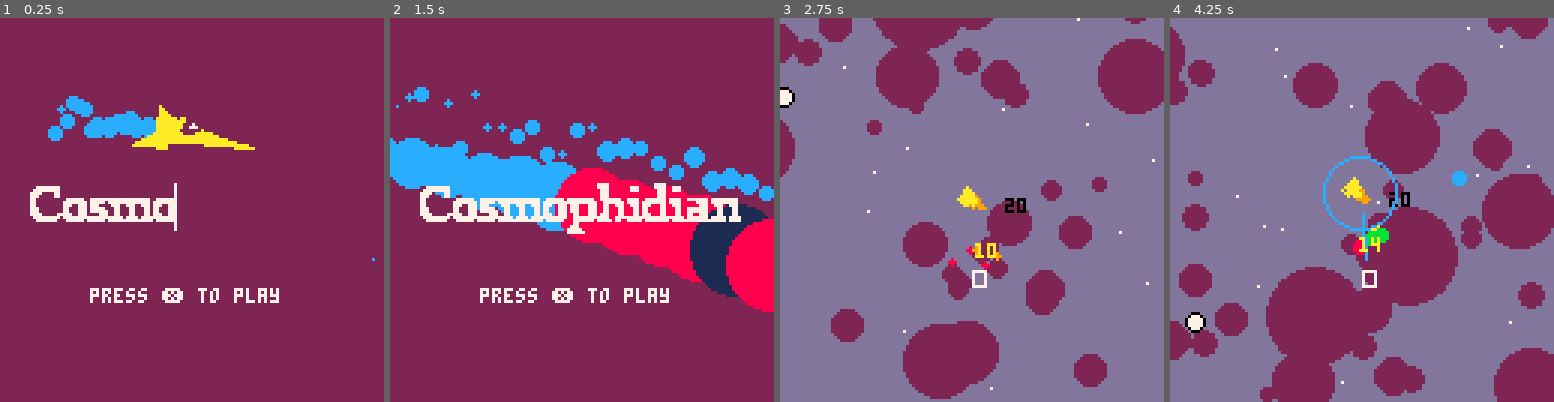
Above: before the commit, frames 1-4 (left to right).
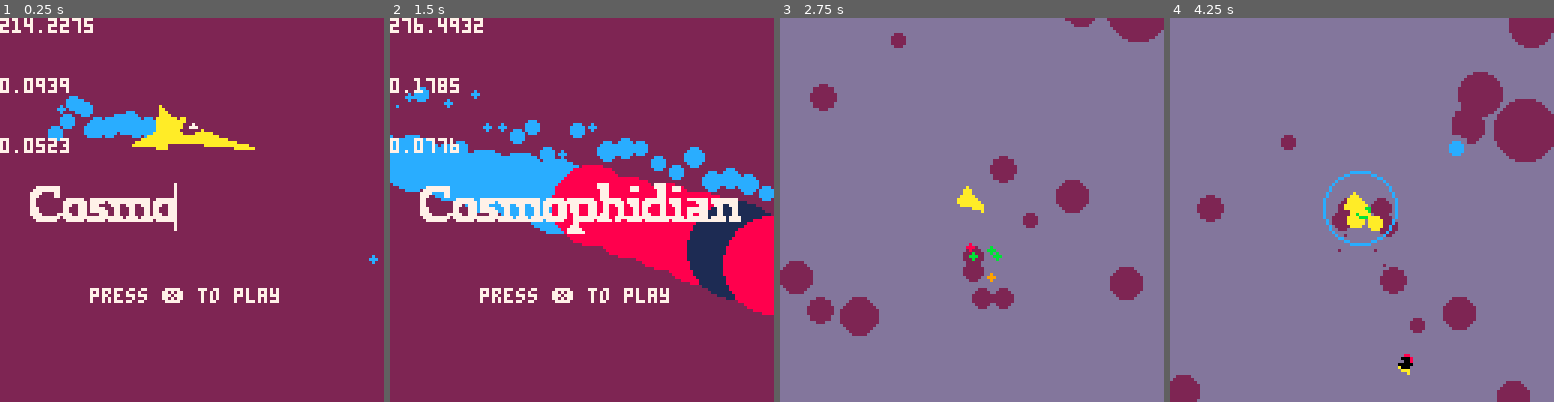
Above: after the commit, the same moments.

Repository: nerisuyu/cosmophidian
Game: PICO-8 cartridge main.p8
Same seed, same stepped clock (60 frames per second), same inputs: the game is played once before the commit and once after it.
Inputs:
- Up to frame 1 (0.25 s): no input
- Up to frame 2 (1.5 s): tap X (X key) at 0.33, 1.07 s; tap O (Z key) at 0.7 s
- Up to frame 3 (2.75 s): hold Right 1.6-2.1 s; tap O (Z key) at 1.7, 2.1, 2.5 s; tap X (X key) at 1.85 s; hold Up 2.15-2.42 s; hold Right from 2.47 s (still down)
- Up to frame 4 (4.25 s): tap O (Z key) every 0.4 s from 2.9 to 4.1 s; tap X (X key) at 2.97, 4.08 s; release Right at 3.03 s; hold Left 3.08-3.58 s; hold Down 3.63-3.97 s; hold Right from 4.02 s (still down)

The runs differ from the first frame. In frame 1, 1.1% of the frame differs, in the area x 0-99%, y 0-65%; in frame 2, 2.9%; in frame 3, 25%; in frame 4, 37%, in the area x 0-100%, y 0-100%.

Commit message:
v 0.11 visual overhaul

Diff:
--- a/main.p8
+++ b/main.p8
@@ -6,9 +6,13 @@
 
 laser charging
 
+laser disables shooting
+
+parry charge
+
 fix phasing through snake using another enemy
 
-parry charge
+
 
 on_parry
 ship on_hit's --done
@@ -27,9 +31,6 @@
 
 new parry
 
-
-smoke and explosions
-
 highscore
 
 dx dy/speed angle on dissolve
@@ -37,7 +38,6 @@
 particle templates
 render particles only on screen
 
-enemy manager
 animations handler:
 		parry wave
 		parry speed boost
@@ -48,6 +48,7 @@
 ship={}
 null=function() end
 background=13
+outline=background
 freeze_frame=0
 
 function _init()
@@ -88,7 +89,9 @@
 	print("press ❎ to play",30,90,play_btn_color)
 	line(-6+8*tt/2,55,-6+8*tt/2,70,play_btn_color)
 	draw_all(list_draw_objects)
-
+	print(stat(0),0,0)
+	print(stat(1),0,20)
+	print(stat(2),0,40)
 end
 
 function menu_update()
@@ -198,19 +201,25 @@
 	ship={x=64,y=64,dx=0,dy=0,
 						ax=0,ay=0,
 						hp=20,
+						maxhp=20,
+						regen=0,//0.02,
 						collider_r=10,
 						damage=2,
+						inv_damage=5,
 						angle=0.25,
 						c1=12,
 						invincible=0,
 						speed=0,
 						on_hit={fx_explode,oh_take_damage},
-						laser_charge=2,
+						on_pickup={oh_take_damage},
+						laser_charge=0,
+						laser_charge_max=20,
+						laser_charge_threshold=15,
 						nosex=0,
 						nosey=0,
 						acc=0.09,
 						lacc=0.008,
-						dcc=0.000,//0.005
+						dcc=0.007,//0.005
 						turning_d=0.1,
 						maxspeed=2,
 						scale=1,
@@ -257,8 +266,9 @@
 		shake_explode(0.01+0.2/freeze_frame)
 		freeze_frame-=1
 	else
-		ship.hp+=0.02
-		ship.hp=min(20,ship.hp)
+		ship.laser_charge=min(ship.laser_charge,ship.laser_charge_max)
+		ship.hp+=ship.regen
+		ship.hp=min(ship.maxhp,ship.hp)
 		if ship.invincible>0 then
 			ship.invincible-=1
 		end
@@ -277,10 +287,35 @@
 	start_menu()
 	end
 end
-
+health_circle_r=100
+function draw_health_circle()
+	cls(14)
+
+	--[[local x=tt%50/50
+	//local current_r=100*(1-x)
+	//circ(ship.x,ship.y,current_r,0)
+	//local current_r=100*(1-x^3)
+	//circ(ship.x,ship.y,current_r,7)]]
+
+	local x=1-ship.hp/ship.maxhp
+	local current_r=92*(1-x^1.25)
+	if x==0 then
+		current_r=120
+	end
+
+
+	if current_r!=health_circle_r then
+	health_circle_r+=flr((current_r-health_circle_r)/2)
+	end
+
+	circfill(ship.x,ship.y,health_circle_r,background)
+	//print(ceil((1-x)*100),ship.x+20,ship.y,7)
+	//print("%",ship.x+40,ship.y,7)
+end
 
 function game_draw()
 	cls(background)
+	draw_health_circle()
 	screen_shake()
 	camera(cam.x-64,cam.y-64)
 	draw_stars()
@@ -293,9 +328,11 @@
 	draw_all(list_projectiles)
 	draw_all(list_particles)
 	draw_all(list_enemies)
-	draw_ui()
+
 
 	draw_ship()
+
+	//draw_ui()
 	//draw_collisions()
  	//clear_collisions()
 
@@ -318,8 +355,63 @@
 
 
 function draw_ui()
-	print(ship.hp,ship.x+10,ship.y)
-	rect(cam.x,cam.y+20,cam.x+ship.laser_charge*2,cam.y+25,7)
+	local ri_y=34
+	local l=30
+	local laser_bar_color=12
+	local hp_bar_color=8
+
+	if ship.laser_charge>=ship.laser_charge_max then
+		if tt%16>8 then
+			laser_bar_color=7
+		end
+	else
+	if ship.laser_charge>ship.laser_charge_threshold then
+		if tt%32>16 then
+			laser_bar_color=7
+		end
+	end
+	end
+
+
+	if ship.hp<=0.45*ship.maxhp then
+		if tt%15>8 then
+		hp_bar_color=9
+		end
+	end
+	//print(ship.hp,ship.x+10,ship.y)
+	//print(ship.laser_charge,ship.x+10,ship.y+10)
+
+
+
+	//rectfill(cam.x-64,cam.y-3+ri_y,cam.x-58,cam.y+24+ri_y,9)
+
+
+	if ship.laser_charge>0 then
+	//rectfill(cam.x-64,ri_y+cam.y+24-(ship.laser_charge/ship.laser_charge_max)*l,cam.x-58,ri_y+cam.y+24,laser_bar_color)
+	end
+	fillp()
+
+	clip(0,128-4-(ship.laser_charge/ship.laser_charge_max)*l,128,128)
+	pal(12,laser_bar_color)
+	spr(162,cam.x-64+2,ri_y+cam.y-4,1,5)
+	pal()
+	clip()
+
+	clip(4,0,(ship.hp/ship.maxhp)*l,128)
+	pal(8,hp_bar_color)
+	spr(212,cam.x-64+4,cam.y+54,4,1)
+	pal()
+	clip()
+…(5 lines of a section not shown)…
+	spr(176,cam.x-64,ri_y+cam.y-10,2,5)
+	spr(226,cam.x-48,ri_y+cam.y-10+24,3,2)
+
+
+
 
 end
 
@@ -419,8 +511,8 @@
 
 	if pifagor(ship.dx,ship.dy)>ship.maxspeed
 		then
-		ship.dx=ship.maxspeed*cac*0.99
-		ship.dy=ship.maxspeed*cas*0.99
+		ship.dx=ship.maxspeed*cac*0.97
+		ship.dy=ship.maxspeed*cas*0.97
 		end
 
 	ship.nosex=ship.x+7*ac
@@ -471,7 +564,7 @@
 
 
 
-	print(#list_particles,ship.x,ship.y+15)
+	//print(#list_particles,ship.x,ship.y+15)
 end
 
 function handle_input()
@@ -547,6 +640,7 @@
 		a.y=y1+hy*i
 		a.collider_r=5
 		a.damage=3
+		a.inv_damage=5
 		a.c=7
 		a.on_hit={}
 		a.on_death={}
@@ -693,8 +787,15 @@
 				for oh in all(p.on_hit) do
 					oh(p,ship)
 				end
-				for oh in all(ship.on_hit) do
-					oh(ship,p)
+
+				if p.is_pickup==true then
+					for op in all(ship.on_pickup) do
+							op(ship,p)
+					end
+				else
+					for oh in all(ship.on_hit) do
+						oh(ship,p)
+					end
 				end
 			end
 
@@ -813,7 +914,8 @@
 
 function manage_enemy_spawning()
 	if(tt%100==0) then
-	cram_enemy({group=list_enemies,
+
+	--[[cram_enemy({group=list_enemies,
 		volume=30,
 		c1=8,
 		c2=12,
@@ -822,8 +924,8 @@
 		hp=80,
 		volume_added=0.5,
 		l=80,
-		snake_width=4},
-		template_snake)
+		snake_width=5},
+		template_snake)]]
 	cram_enemy({group=list_enemies,
 			volume=5,
 			c1=7,
@@ -836,11 +938,11 @@
 			on_hit={fx_dissolve,oh_take_damage},
 			update={bh_face_towards_ship,bh_shoot_at_player, bh_hitbox}},
 		template_enemy)
+
 	cram_enemy({group=list_enemies,
 			volume=6,
 			scale=0.7,
-			speed=1.9,
-			collider_r=2},
+			speed=1.9},
 		template_enemy_fish)
 	end
 end
@@ -866,20 +968,20 @@
 //enemies and snakes
 //stars, particles and projectiles
 function add_stars()
-	for i=0,100 do
+	for i=0,0 do
 		local star={}
 		star.x=randb(0,256)
 		star.y=randb(0,256)
-		star.d=randb(50,99)/100
-		star.c=7
+		star.d=randb(50,70)/100
+		star.c=14
 		star.move=randb(1,3)
 		add(list_stars,star)
 		end
-	for i=0,100 do
+	for i=0,60 do
 		local star={}
 		star.x=randb(0,256)
 		star.y=randb(0,256)
-		star.d=randb(3,20)/100
+		star.d=randb(5,20)/100
 		star.c=2
 		star.move=randb(1,3)
 		add(list_stars,star)
@@ -1083,6 +1185,7 @@
 			segment.angle=0
 			segment.speed=1
 			segment.damage=4
+			segment.inv_damage=10
 			segment.is_parriable=false
 			segment.y=self.y+10+i*10
 			segment.dx=0
@@ -1171,6 +1274,15 @@
 	a.y+=as*a.speed
 end
 
+function bh_fly_towards_ship(a)
+	a.a=atan2(-a.x+ship.x,-a.y+ship.y)
+	local as=sin(a.a)
+	local ac=cos(a.a)
+	a.angle=atan2(ac,as)
+	a.x+=ac*a.speed
+	a.y+=as*a.speed
+end
+
 function bh_snake_towards_ship(self)
 	local td=0.003
 	if self.turning_d then
@@ -1208,6 +1320,21 @@
 function bh_fly_straight(a)
 	a.x+=a.dx+cos(a.angle)*a.speed
 	a.y+=a.dy+sin(a.angle)*a.speed
+end
+
+function bh_update_pellet(self)
+	add_enemy_projectile_collider(self)
+
+	if not btn(❎) then
+		local a=atan2(-self.x+ship.x,-self.y+ship.y)
+		local dist=pifagor(-self.x+ship.x,-self.y+ship.y)
+		local as=sin(a)
+		local ac=cos(a)
+		self.dx=ac*self.speed*30*3^(-dist/100)
+		self.dy=as*self.speed*30*3^(-dist/100)
+	end
+
+
 end
 
 function bh_shoot_at_player(a)
@@ -1228,8 +1355,8 @@
 		seed=i/3,
 		speed=1+randb(-2,2)/20,
 		c1=7,
-		c2=0,
-		angle=ang+randb(-2,2)/50,
+		c2=outline,
+		angle=ang,
 		dx=0,
 		dy=0,
 		damage=2,
@@ -1242,13 +1369,14 @@
 function oh_take_damage(self,other)
 	if self.invincible==0 then
 		self.hp-=other.damage
-		self.invincible=10
+		self.invincible+=other.inv_damage
 	end
 end
 
 function oh_if_ship_then_die(self,other)
 	if other==ship then
-		self.hp=0
+		del(self.group,self)
+		fx_explode(self)
 	end
 
 end
@@ -1283,12 +1411,15 @@
 
 function drw_snake(self)
 	if self.segments then
+		local border_color=outline
 		if self.invincible>0 then
-			circfill(self.x,self.y,self.segments[1].collider_r+1,self.c2)
-			for i=2,#self.segments do
-				circfill(self.segments[i].x,self.segments[i].y,self.segments[i].collider_r+2,self.c2)
-			end
-		end
+			border_color=self.c2
+		end
+		circfill(self.x,self.y,self.segments[1].collider_r+2,border_color)
+		for i=2,#self.segments do
+			circfill(self.segments[i].x,self.segments[i].y,self.segments[i].collider_r+2,border_color)
+		end
+
 		for i=2,#self.segments do
 			circfill(self.segments[i].x,self.segments[i].y,self.segments[i].collider_r,self.segments[i].c1)
 		end
@@ -1306,7 +1437,7 @@
 function drw_debug(self)
 	//print(self.damage,self.x,self.y+10)
 	circfill(self.x,self.y,
-						self.collider_r,
+						self.collider_r+1,
 						self.c2)
 	circfill(self.x,self.y,
 						self.collider_r-1,
@@ -1330,6 +1461,18 @@
 
 function drw_rsprite(self)
 	rspr(self.spr,self.x,self.y,self.angle,self.c2,self.scale)
+	//print(self.hp,self.x,self.y+20)
+	end
+
+function drw_spr(self)
+
+	for pp in all(self.pals) do
+		pal(pp[1],pp[2])
+	end
+	spr(self.spr,self.x-3,self.y-3)
+	pal()
+	//circ(self.x,self.y,self.collider_r,7)
+	//pset(self.x,self.y,0)
 	end
 
 function drw_text(self)
@@ -1464,6 +1607,26 @@
 	enemy_volume_max+=self.volume_added
 end
 
+function od_drop_pellets(self)
+	for i=1,self.hp_pellets do
+		add_object({group=list_particles,
+			x=self.x,
+			y=self.y,
+			dx=self.dx+randb(-4,5)/5,
+			dy=self.dy+randb(-4,5)/5},
+			template_pellet_hp)
+		end
+
+		for i=1,self.laser_pellets do
+			add_object({group=list_particles,
+				x=self.x,
+				y=self.y,
+				dx=self.dx+randb(-4,5)/5,
+				dy=self.dy+randb(-4,5)/5},
+				template_pellet_laser)
+			end
+end
+
 function od_raise_laser_charge(self)
 	ship.laser_charge+=self.laser_charge
 end
@@ -1481,6 +1644,7 @@
 	invincible=0,
 	turning_d=0,
 	sd_rate=0.95,
+	spr=0,
 	group={},
 	sp=0,
 	c1=0,
@@ -1488,12 +1652,16 @@
 	c3=0,
 	hp=20,
 	volume_added=0,
-	laser_charge=2,
+	laser_pellets=0,
+	hp_pellets=0,
 	damage=0,
+	inv_damage=10,
 	is_parriable=false,
 	friendly=false,
+
     draw=drw_debug,
     on_hit={},
+	on_pickup={},
 	on_death={},
 	on_parry={}
 }
@@ -1504,12 +1672,51 @@
 template_basic_particle={
 	parent=template_empty,
 	c1=7,
-	volume=2,
 	sd_rate=0.95,
 	update={bh_fly_straight,bh_tick_hp,bh_slow_down},
     draw=drw_circle,
 	on_death={remove_object}
 }
+
+template_pellet={
+	parent=template_basic_particle,
+	damage=0,
+	inv_damage=0,
+	sd_rate=0.98,
+	hp=500,
+	speed=0.1,
+	collider_r=10,
+	spr=12,
+	draw=drw_spr,
+	on_hit={remove_object},
+	is_pickup=true,
+	friendly=false,
+	update={bh_fly_straight,bh_tick_hp,bh_slow_down,bh_update_pellet},
+}
+
+template_pellet_hp={
+	parent=template_pellet,
+	pals={{2,outline}},
+	spr=13,
+	damage=-3,
+	c1=9,
+	c2=7,
+	on_hit={remove_object}
+}
+
+template_pellet_laser={
+	parent=template_pellet,
+	pals={{9,12},{2,outline}},
+	spr=13,
+	c1=12,
+	c2=7,
+	damage=0,
+	on_hit={remove_object,function(self)  ship.laser_charge+=3 end}
+}
+…(4 lines of a section not shown)…
 template_text={
 	parent=template_empty,
 	c1=7,
@@ -1522,6 +1729,8 @@
 
 template_enemy={
 	parent=template_empty,
+	hp_pellets=1,
+	laser_pellets=1,
 	remove_if_far=true,
 	speed=0.1,
 	scale=1,
@@ -1537,7 +1746,7 @@
     draw=drw_debug,
 	update={bh_hitbox},
 	on_hit={oh_take_damage},
-	on_death={remove_object,od_raise_enemy_volume,od_raise_laser_charge},
+	on_death={remove_object,od_raise_enemy_volume,od_drop_pellets},
 	on_parry={}
 	}
 
@@ -1556,12 +1765,13 @@
 	sd_rate=0.95,
 	hp=80,
 	l=3,
-	damage=1,
+	damage=8,
+	inv_damage=20,
 	is_parriable=true,
 	update={bh_snake_towards_ship,bh_slow_down,bh_hitbox,bh_update_snake},
     draw=drw_snake,
     on_hit={oh_take_damage},
-	on_death={fx_explode,od_die_snake,od_raise_enemy_volume,od_raise_laser_charge},
+	on_death={fx_explode,od_die_snake,od_raise_enemy_volume,od_drop_pellets},
 	on_parry={function(self) self.invincible=20 end,oh_knockback_self,fx_ff,fx_ff}
 	}
 
@@ -1569,19 +1779,22 @@
 template_enemy_fish=
 	{
 		parent=template_enemy,
-		hp=10,
+		hp_pellets=2,
+		laser_pellets=0,
+		hp=1,
 		c1=0,
 		c2=1,
 		spr=3,
 		speed=1.8,
+		collider_r=3,
 		turning_d=0.5,
 		scale=0.5,
-		damage=4,
+		damage=1,
 		volume=1,
 		volume_added=0.5,
 		update={bh_fish_towards_ship,bh_hitbox},
 		on_hit={oh_take_damage,fx_dissolve,oh_if_ship_then_die},
-		on_death={fx_explode,remove_object,od_raise_enemy_volume,od_raise_laser_charge},
+		on_death={fx_explode,remove_object,od_raise_enemy_volume,od_drop_pellets},
 		draw=drw_rsprite,
 		on_parry={oh_knockback_self}
 	}
@@ -1593,6 +1806,7 @@
 		damage=2,
 		hp=80,
 		c1=12,
+		c2=background,
 		speed=4,
 
 		is_parriable=true,
@@ -1609,7 +1823,7 @@
 	damage=4,
 	hp=80,
 	c1=12,
-	c2=background,
+	c2=outline,
 	speed=3,
 	is_parriable=false,
 	friendly=true,
@@ -1632,8 +1846,6 @@
 
 
 
-
-ship.on_hit={fx_explode,oh_take_damage}
 
 -->8
 //rspr, screenshake
Not shown, removed: log.txt.p8l
Not shown, changed: 112 lines of the sprite sheet (__gfx__) section of main.p8
Not shown, changed: spritesheet.png
Not shown, added: ver 0.10 health pellets/index.html
Not shown, added: ver 0.10 health pellets/ver0.10.html
Not shown, added: ver 0.10 health pellets/ver0.10.js
Not shown, added: ver 1crt test/640074165800822398.jpg
Not shown, added: ver 1crt test/index.html
Not shown, added: ver 1crt test/ver1.html
Not shown, added: ver 1crt test/ver1.js
